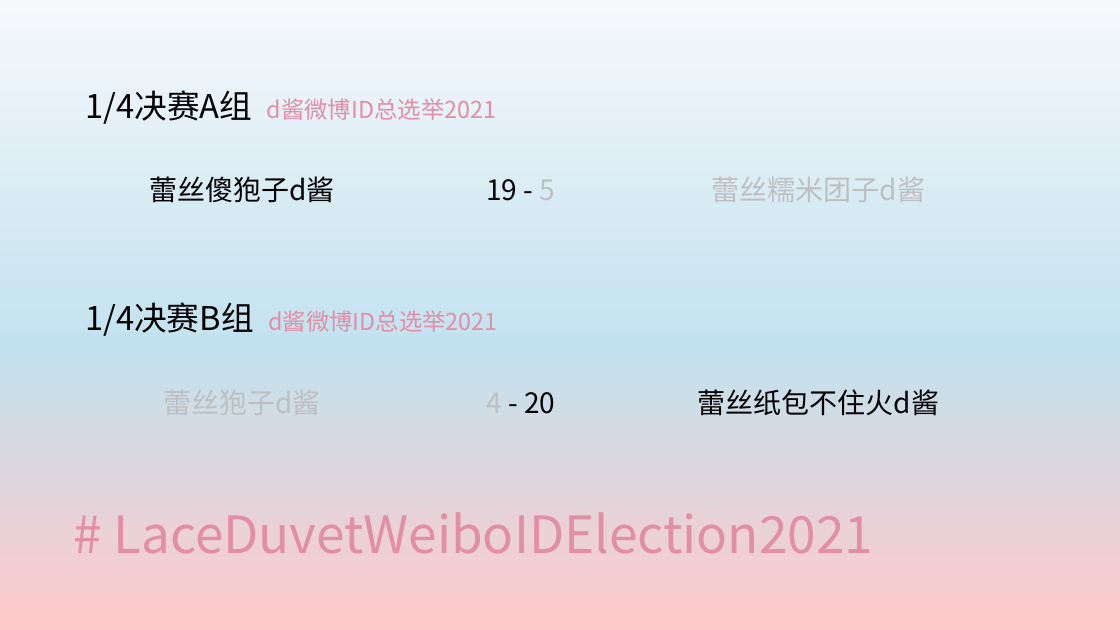
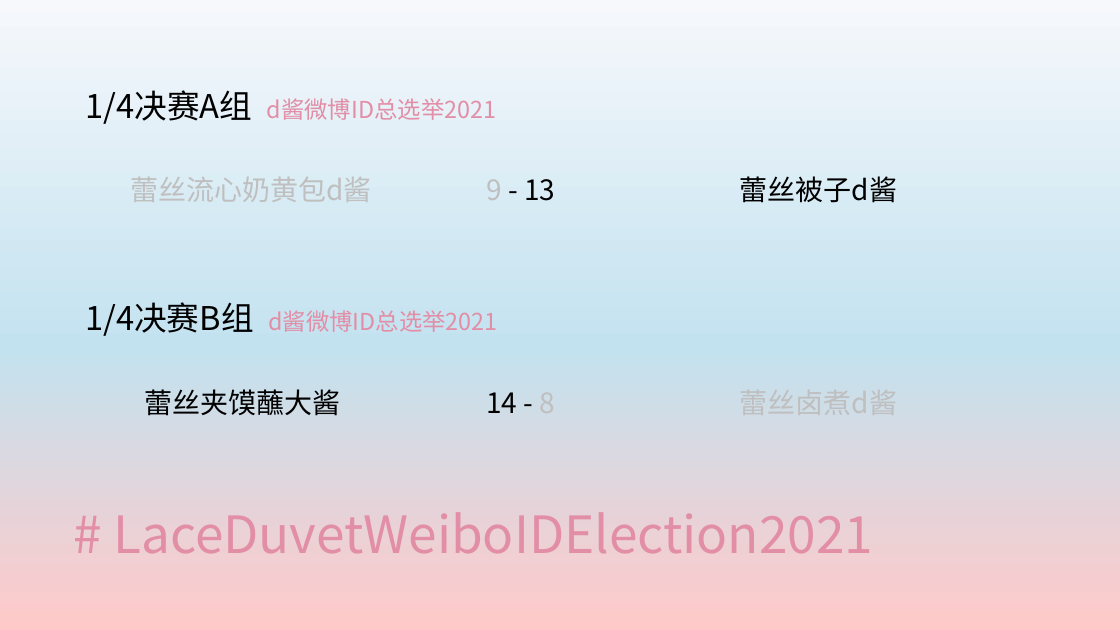
Before and after one commit to yyyeying/LaceDuvetWeiboIDElection2021, a slide deck: slide 10 of documents/race_profile/result_board.pptx. Drawn at 1120x630 pixels with LibreOffice and Linux fonts; fonts in the diff are those of the drawing. Boxes give left, top, right and bottom in pixels: in the first picture for what was removed or moved away, otherwise in the second. Text is boxed around its words. In the diff, an @@ line names an element or a change of style, - is before the commit and + after.

```diff
--- a/documents/race_profile/result_board.pptx
+++ b/documents/race_profile/result_board.pptx
@@ text at [130, 177, 371, 202]: text changed; text colour #000000 to #BFBFBF @@
-蕾丝傻狍子d酱
+蕾丝流心奶黄包d酱
@@ text at [486, 179, 555, 201]: text changed @@
-19 - 5
+9 - 13
@@ text at [740, 176, 897, 203]: text changed; text colour #BFBFBF to #000000 @@
-蕾丝糯米团子d酱
+蕾丝被子d酱
@@ text added at [144, 389, 340, 416], 24 pt, text #000000 @@
+蕾丝夹馍蘸大酱
@@ text removed at [698, 389, 939, 416] @@
-蕾丝纸包不住火d酱
@@ text at [486, 392, 517, 413]: text changed @@
-4 - 20
+14 - 8
```
Also in this commit, not shown: 4 other files.
